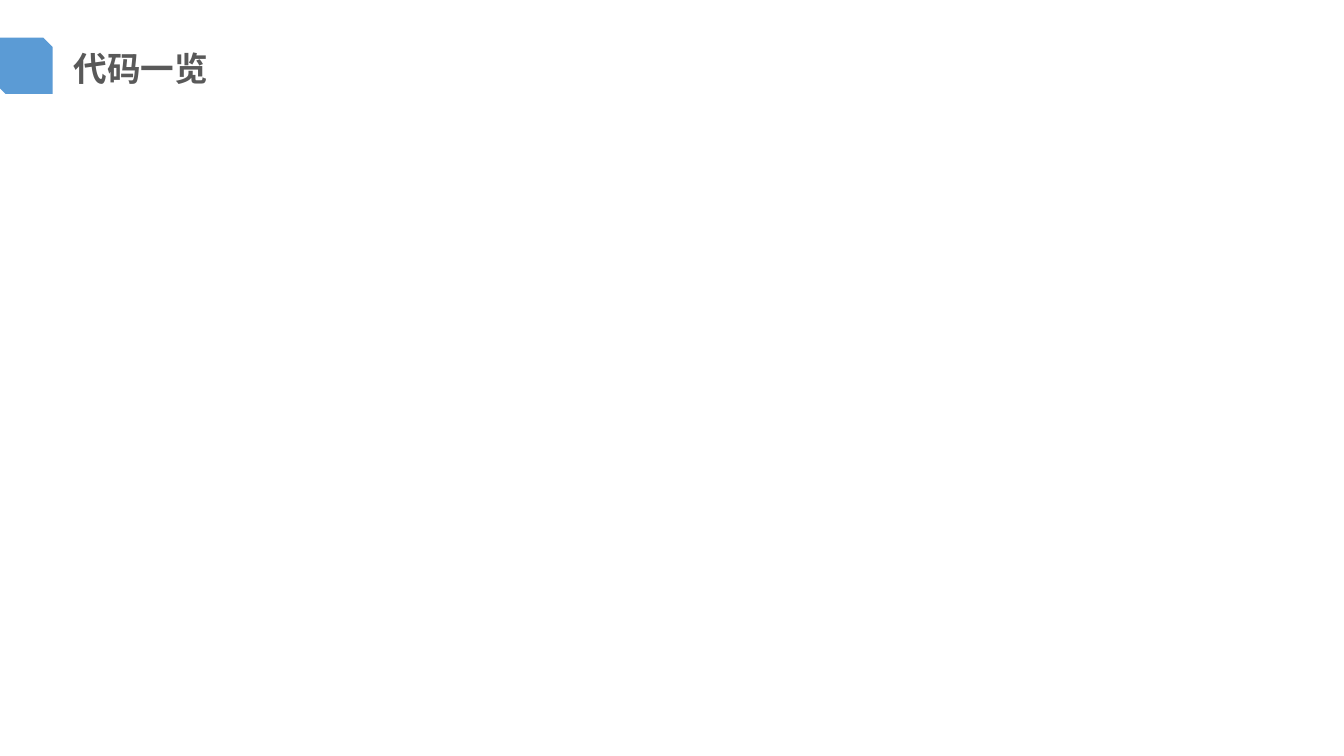
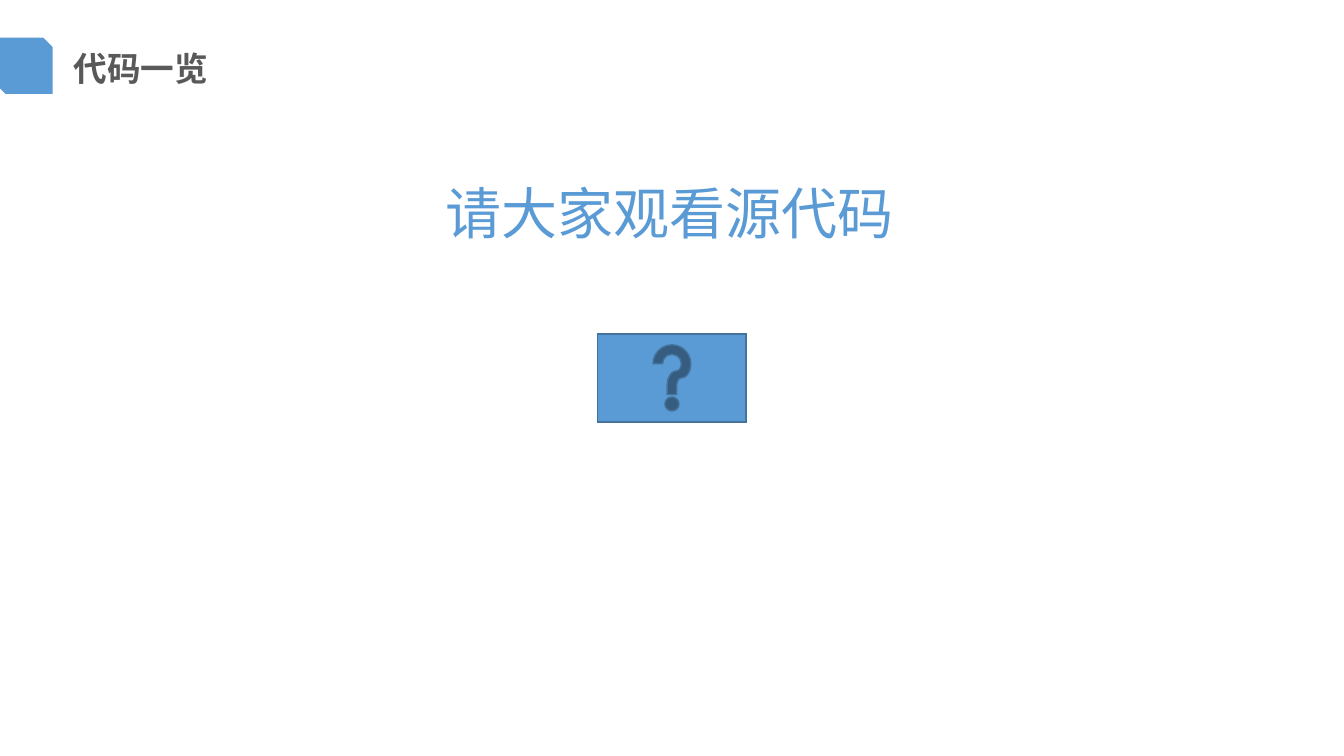
Before and after one commit to FireInIceCode/computer-science, a slide deck: slide 12 of 第一节/index.pptx. Drawn at 1344x756 pixels with LibreOffice and Linux fonts; fonts in the diff are those of the drawing; background and template pictures are left out. Boxes give left, top, right and bottom in pixels: in the first picture for what was removed or moved away, otherwise in the second. Text is boxed around its words. In the diff, an @@ line names an element or a change of style, - is before the commit and + after.

```diff
--- a/第一节/index.pptx
+++ b/第一节/index.pptx
@@ text added at (446, 186, 894, 239), 40 pt, text #5B9BD5 @@
+请大家观看源代码
@@ action button help added at (598, 334, 746, 422), fill #5B9BD5, outline #43739E 1 pt @@
```
Also in this commit, not shown: 7 other slides changed, 1 other file.
